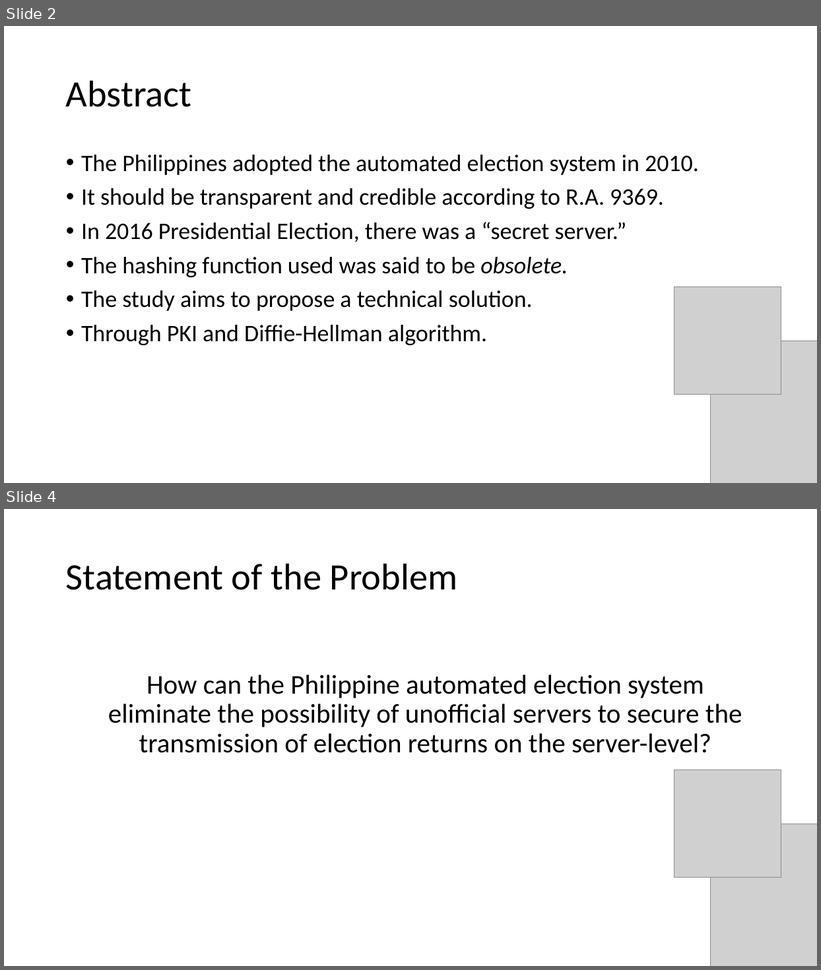
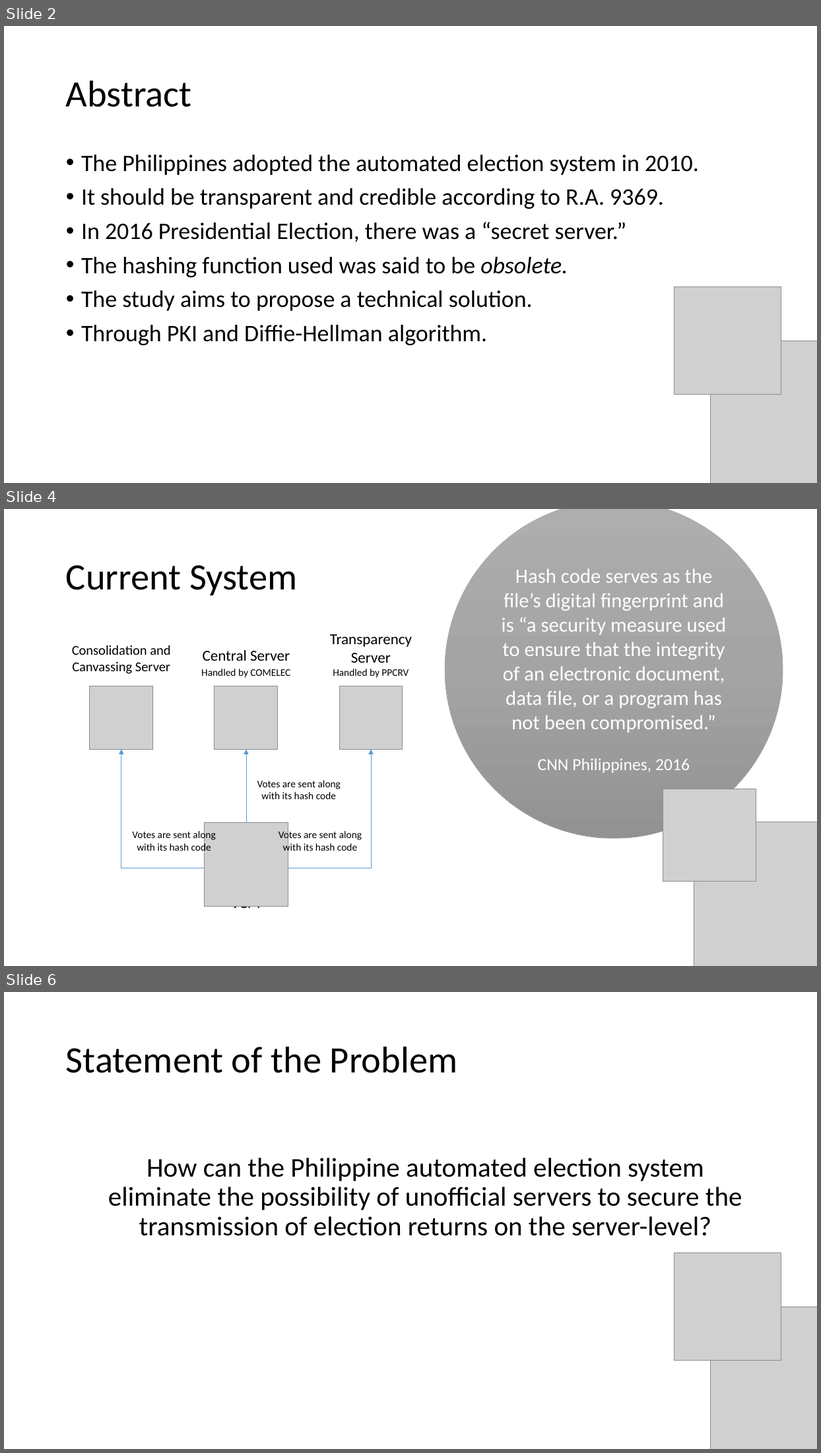
Before and after one commit to seans888/Project---Automate-Election, a slide deck: Documentation/Research Paper/CSPROJ Presentation.pptx. Shown one above the other, each under a label of ours: slides 2 and 4 before the commit, slides 2, 4 and 6 after it; the slides between them are not shown. The pictures are 821x970 and 821x1453 pixels, drawn with LibreOffice and Linux fonts; fonts in the diff are those of the drawing; grey boxes stand for pictures. Boxes give left, top, right and bottom in pixels: in the first picture for what was removed or moved away, otherwise in the second. Text is boxed around its words. In the diff, an @@ line names an element or a change of style, - is before the commit and + after.

```diff
--- a/Documentation/Research Paper/CSPROJ Presentation.pptx
+++ b/Documentation/Research Paper/CSPROJ Presentation.pptx
@@ slide 4 added at bbox=[4, 509, 817, 966], background #FFFFFF @@
@@ ellipse added at bbox=[445, 509, 783, 838], fill gradient #AFAFAF to #A5A5A5 to #939393, outline #A5A5A5 0.5 pt @@
@@ title added at bbox=[66, 565, 297, 595], 44 pt, text #000000 @@
+Current System
@@ text added at bbox=[502, 569, 727, 773], 24 pt, text #FFFFFF @@
+Hash code serves as the file’s digital fingerprint and is “a security measure used to ensure that the integrity of an electronic document, data file, or a program has not been compromised.”
+CNN Philippines, 2016
@@ text added at bbox=[72, 645, 170, 674], 16 pt, text #000000 @@
+Consolidation and Canvassing Server
@@ text added at bbox=[330, 634, 412, 663], 18 pt, text #000000 @@
+Transparency Server
@@ text added at bbox=[203, 650, 290, 661], 18 pt, text #000000 @@
+Central Server
@@ picture added at bbox=[90, 687, 153, 750] @@
@@ text added at bbox=[201, 669, 290, 678], 12 pt, text #000000 @@
+Handled by COMELEC
@@ picture added at bbox=[215, 687, 278, 750] @@
@@ text added at bbox=[333, 669, 409, 678], 12 pt, text #000000 @@
+Handled by PPCRV
@@ picture added at bbox=[339, 687, 403, 750] @@
@@ elbow arrow added from (217, 882) to (121, 749), #5B9BD5 0.5 pt @@
@@ arrow added from (246, 848) to (246, 749), #5B9BD5 0.5 pt @@
@@ elbow arrow added from (267, 873) to (371, 749), #5B9BD5 0.5 pt @@
@@ text added at bbox=[257, 780, 341, 799], 12 pt, text #000000 @@
+Votes are sent along with its hash code
@@ picture added at bbox=[663, 789, 756, 882] @@
@@ picture added at bbox=[204, 823, 288, 908] @@
@@ picture added at bbox=[694, 823, 817, 966] @@
@@ text added at bbox=[132, 830, 215, 854], 12 pt, text #000000 @@
+Votes are sent along with its hash code
@@ text added at bbox=[279, 830, 362, 854], 12 pt, text #000000 @@
+Votes are sent along with its hash code
@@ text added at bbox=[231, 906, 261, 912], 18 pt, text #000000 @@
+VCM
@@ what was slide 4 is now slide 6 @@
```
Also in this commit, not shown: 1 slide changed, 1 other slide added, 2 other files.
